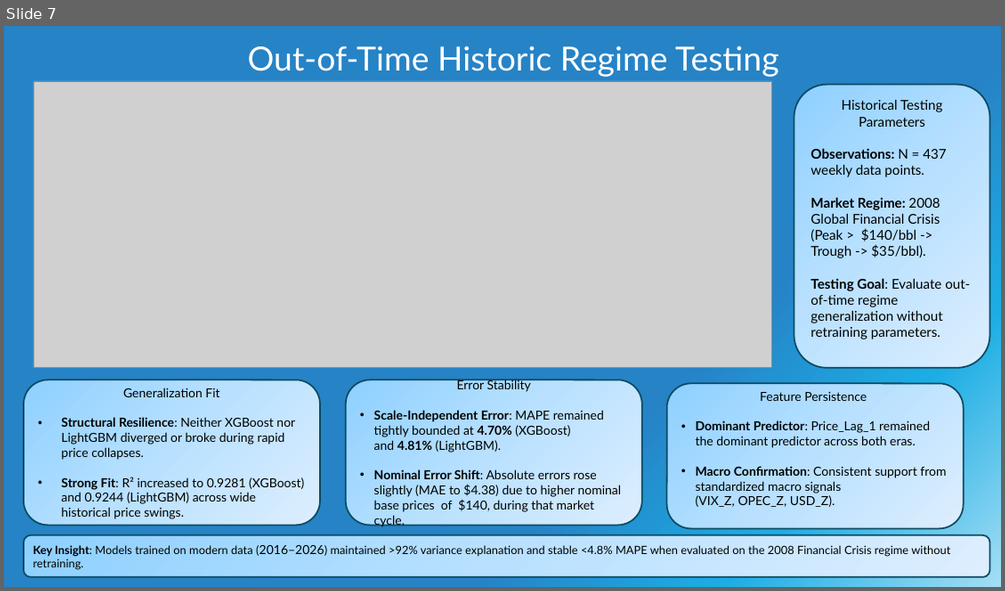
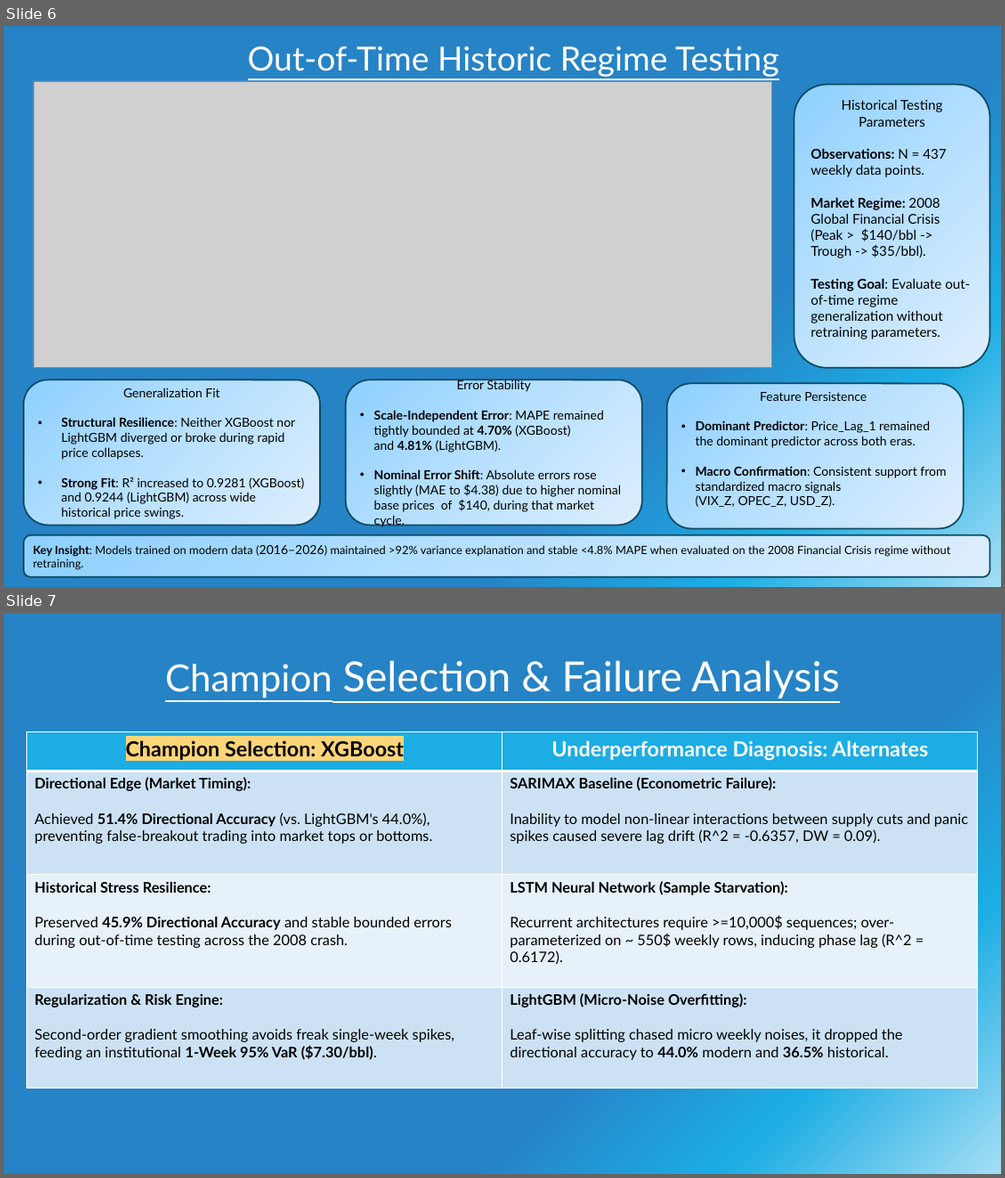
Before and after one commit to amohaf32/Time-Series-Forecast-Platform-Brent-Crude-Oil, a slide deck: presentations/Final Presentation .pptx. Shown one above the other, each under a label of ours: slide 7 before the commit, slides 6 and 7 after it. The pictures are 1005x591 and 1005x1178 pixels, drawn with LibreOffice and Linux fonts; fonts in the diff are those of the drawing; grey boxes stand for pictures. Boxes give left, top, right and bottom in pixels: in the first picture for what was removed or moved away, otherwise in the second. Text is boxed around its words. In the diff, an @@ line names an element or a change of style, - is before the commit and + after.

```diff
--- a/presentations/Final Presentation .pptx
+++ b/presentations/Final Presentation .pptx
@@ slide 7 added at (4, 613, 1001, 1174), background gradient #A4DEF4 to #1CADE4 to #2683C6 @@
@@ title added at (165, 660, 840, 698), 40 pt, text #FFFFFF, underline @@
+Champion Selection & Failure Analysis
@@ table added at (27, 732, 979, 1082), 4 rows, 2 columns @@
+Champion Selection: XGBoost | Underperformance Diagnosis: Alternates
+Directional Edge (Market Timing): / Achieved 51.4% Directional Accuracy (vs. LightGBM's 44.0%), preventing false-breakout trading into market tops or bottoms. | SARIMAX Baseline (Econometric Failure): / Inability to model non-linear interactions between supply cuts and panic spikes caused severe lag drift (R^2 = -0.6357, DW = 0.09).
+Historical Stress Resilience: / Preserved 45.9% Directional Accuracy and stable bounded errors during out-of-time testing across the 2008 crash. | LSTM Neural Network (Sample Starvation): / Recurrent architectures require >=10,000$ sequences; over-parameterized on ~ 550$ weekly rows, inducing phase lag (R^2 = 0.6172).
+Regularization & Risk Engine: / Second-order gradient smoothing avoids freak single-week spikes, feeding an institutional 1-Week 95% VaR ($7.30/bbl). | LightGBM (Micro-Noise Overfitting): / Leaf-wise splitting chased micro weekly noises, it dropped the directional accuracy to 44.0% modern and 36.5% historical.
@@ what was slide 7 is now slide 6 @@
@@ slide 6 changed as well @@
@@ title "Out-of-Time Historic Regime Testing" at (248, 46, 779, 77): underline on @@
```
Also in this commit, not shown: 8 other slides changed, 1 slide removed, 5 other files.
